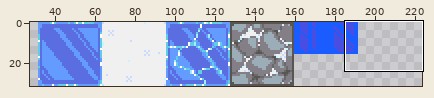
Edited in one commit: pixel-art file (art/tiles.aseprite). Above, an overview of the earlier version with the close-up marked.
Close-up. First the earlier version:
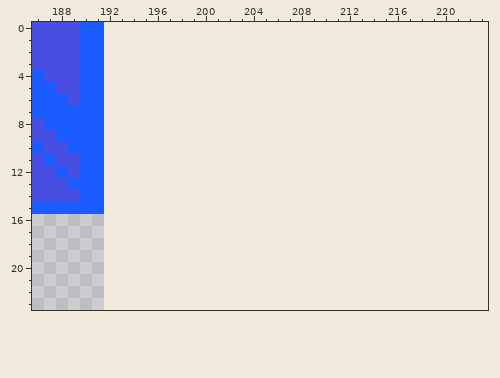
192x32 pixels, 1 frame. Shown: x 186..223, y 0..23. The old version is drawn lined up with the new one, on the new canvas. The wide view leaves out empty margins.
Now the later version:
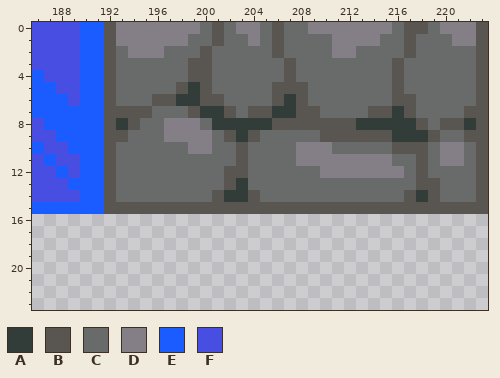
Palette (. is transparent): A #323c39  B #595652  C #696a6a  D #847e87  E #1a5cff  F #474ee1
Commit: updated rock tile
Difference:
canvas 192x32 -> 224x32
The author put colour A in row 5 at x 199; in row 6 at x 198 to 199 and 207; in row 7 at x 200 to 201, 206 to 207 and 216; in row 8 at x 193, 201 to 205, 213 to 217 and 222; in row 9 at x 203 and 216 to 218; in row 13 at x 203.
The author put colour A in row 14 at x 202 to 203 and 218.
The author put colour B in row 0 at x 192, 201, 206, 217 to 218 and 223; in row 1 at x 192, 201, 206, 217 and 223; in row 2 at x 192, 200, 206, 217 and 223; in rows 3 to 4 at x 192, 199 to 200, 207, 216 and 223; in row 5 at x 192, 198, 200, 206 to 208, 216 and 223; in row 6 at x 192, 196 to 197, 200 to 201, 206, 208, 216 to 217 and 223.
The author put colour B in row 7 at x 192 to 195, 199, 202, 204 to 205, 208 to 209, 214 to 215, 217 and 222 to 223; in row 8 at x 192, 194, 206 to 212, 218, 220 to 221 and 223; in row 9 at x 192 to 193, 202, 204, 210 to 215, 219 and 222 to 223; in row 10 at x 192, 203, 216 to 218 and 223; in row 11 at x 192, 203, 218 and 223; in row 12 at x 192, 202 to 203, 218 and 223.
The author put colour B in row 13 at x 192, 202, 218 to 219 and 223; in row 14 at x 192, 201, 204, 217, 219 and 223; in row 15 at x 192 to 223.
The author put colour C in row 0 at x 200, 202, 205, 207 to 208, 216 and 219; in row 1 at x 199 to 200, 202 to 203, 205, 207 to 210, 215 to 216 and 218 to 220; in row 2 at x 193, 197 to 199, 201 to 205, 207 to 210, 213 to 216 and 218 to 222; in rows 3 to 4 at x 193 to 198, 201 to 206, 208 to 215 and 217 to 222; in row 5 at x 193 to 197, 201 to 205, 209 to 215 and 217 to 222; in row 6 at x 193 to 195, 202 to 205, 209 to 215 and 218 to 222.
The author put colour C in row 7 at x 196 to 198, 203, 210 to 213 and 218 to 221; in row 8 at x 195 to 196, 200 and 219; in row 9 at x 194 to 196, 201, 205 to 209 and 220 to 221; in row 10 at x 193 to 198, 201 to 202, 204 to 207, 211 to 215, 219 and 222; in row 11 at x 193 to 202, 204 to 207, 216 to 217, 219 and 222; in row 12 at x 193 to 201, 204 to 209, 217 and 219 to 222.
The author put colour C in row 13 at x 193 to 201, 204 to 217 and 220 to 222; in row 14 at x 193 to 200, 205 to 216 and 220 to 222.
The author put colour D in row 0 at x 193 to 199, 203 to 204, 209 to 215 and 220 to 222; in row 1 at x 193 to 198, 204, 211 to 214 and 221 to 222; in row 2 at x 194 to 196 and 211 to 212; in row 8 at x 197 to 199; in row 9 at x 197 to 200; in row 10 at x 199 to 200, 208 to 210 and 220 to 221.
The author put colour D in row 11 at x 208 to 215 and 220 to 221; in row 12 at x 210 to 216.
